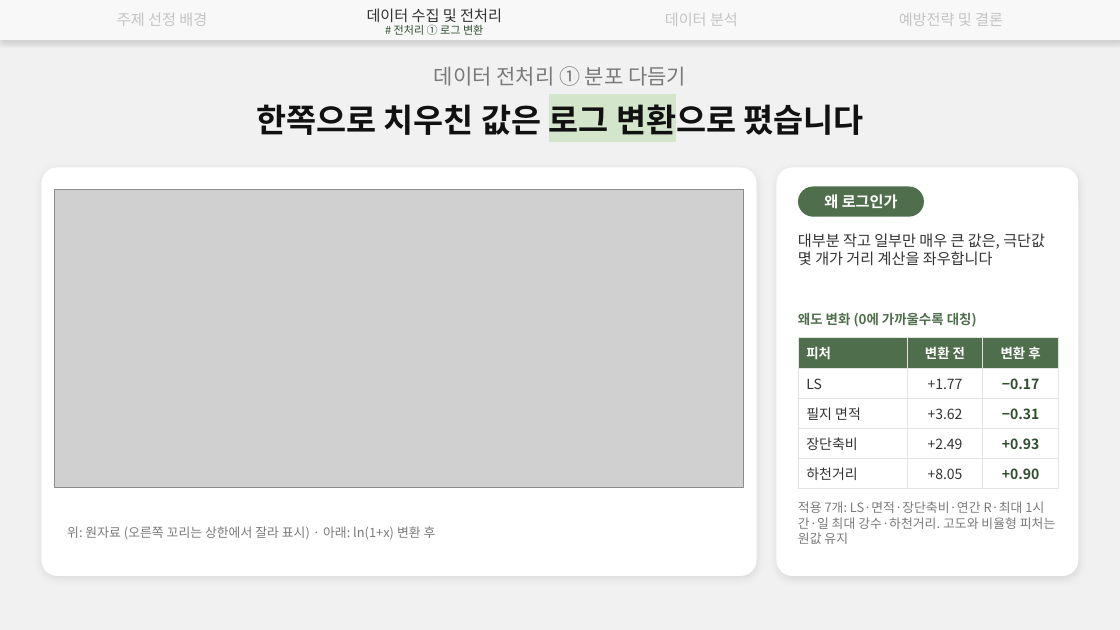
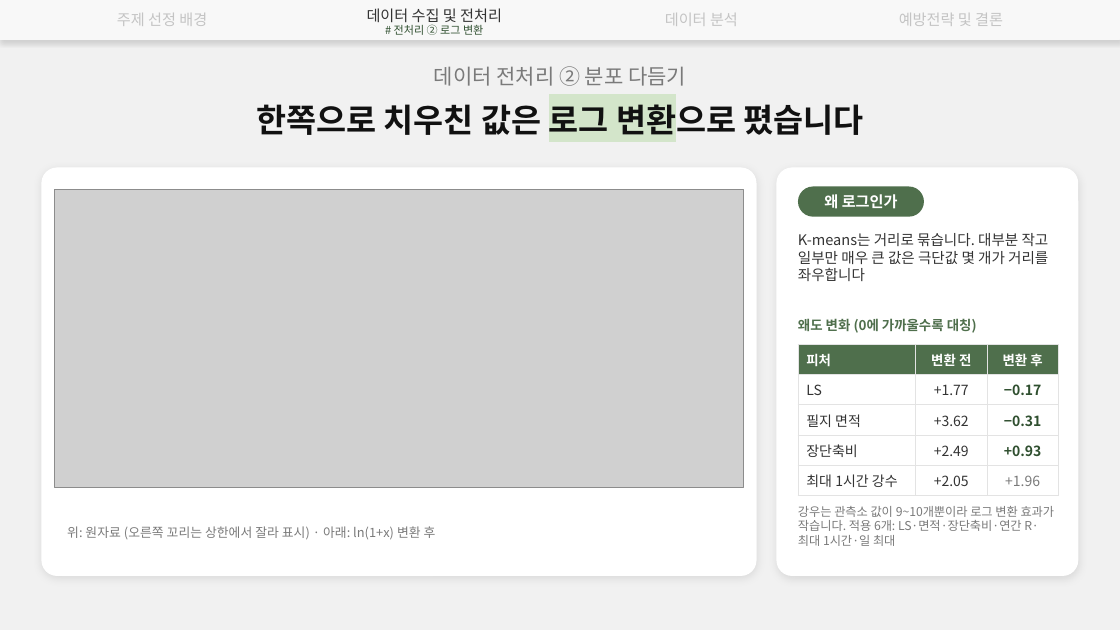
Before and after one commit to hanjune1121-afk/-, a slide deck: slide 10 of 발표자료/강원고랭지_토양유실_15쪽이후.pptx (slide 5 before the commit). Drawn at 1120x630 pixels with LibreOffice and Linux fonts; fonts in the diff are those of the drawing; grey boxes stand for pictures. Boxes give left, top, right and bottom in pixels: in the first picture for what was removed or moved away, otherwise in the second. Text is boxed around its words. In the diff, an @@ line names an element or a change of style, - is before the commit and + after.

```diff
--- a/발표자료/강원고랭지_토양유실_15쪽이후.pptx
+++ b/발표자료/강원고랭지_토양유실_15쪽이후.pptx
@@ text at <box>394,24,483,35</box>: text changed @@
-# 전처리 ① 로그 변환
+# 전처리 ② 로그 변환
@@ text at <box>434,66,686,86</box>: text changed @@
-데이터 전처리 ① 분포 다듬기
+데이터 전처리 ② 분포 다듬기
@@ text at <box>798,233,1049,281</box>: text changed; size 13 to 12.5 pt @@
-대부분 작고 일부만 매우 큰 값은, 극단값 몇 개가 거리 계산을 좌우합니다
+K-means는 거리로 묶습니다. 대부분 작고 일부만 매우 큰 값은 극단값 몇 개가 거리를 좌우합니다
@@ text "왜도 변화 (0에 가까울수록 대칭)": place and size @@
-text "왜도 변화 (0에 가까울수록 대칭)" at <box>798,312,977,327</box>
+text "왜도 변화 (0에 가까울수록 대칭)" at <box>798,318,977,333</box>
@@ table: place and size @@
-table at <box>798,338,1059,484</box>
+table at <box>798,344,1059,491</box>
@@ table at <box>798,344,1059,491</box> @@
-row 5: 하천거리 | +8.05 | +0.90
+row 5: 최대 1시간 강수 | +2.05 | +1.96
@@ text at <box>798,506,1055,546</box>: text changed; size 11 to 10.5 pt @@
-적용 7개: LS·면적·장단축비·연간 R·최대 1시간·일 최대 강수·하천거리. 고도와 비율형 피처는 원값 유지
+강우는 관측소 값이 9~10개뿐이라 로그 변환 효과가 작습니다. 적용 6개: LS·면적·장단축비·연간 R·최대 1시간·일 최대
```
Also in this commit, not shown: 13 other slides changed, 17 slides added, 6 slides removed, 6 other files.
